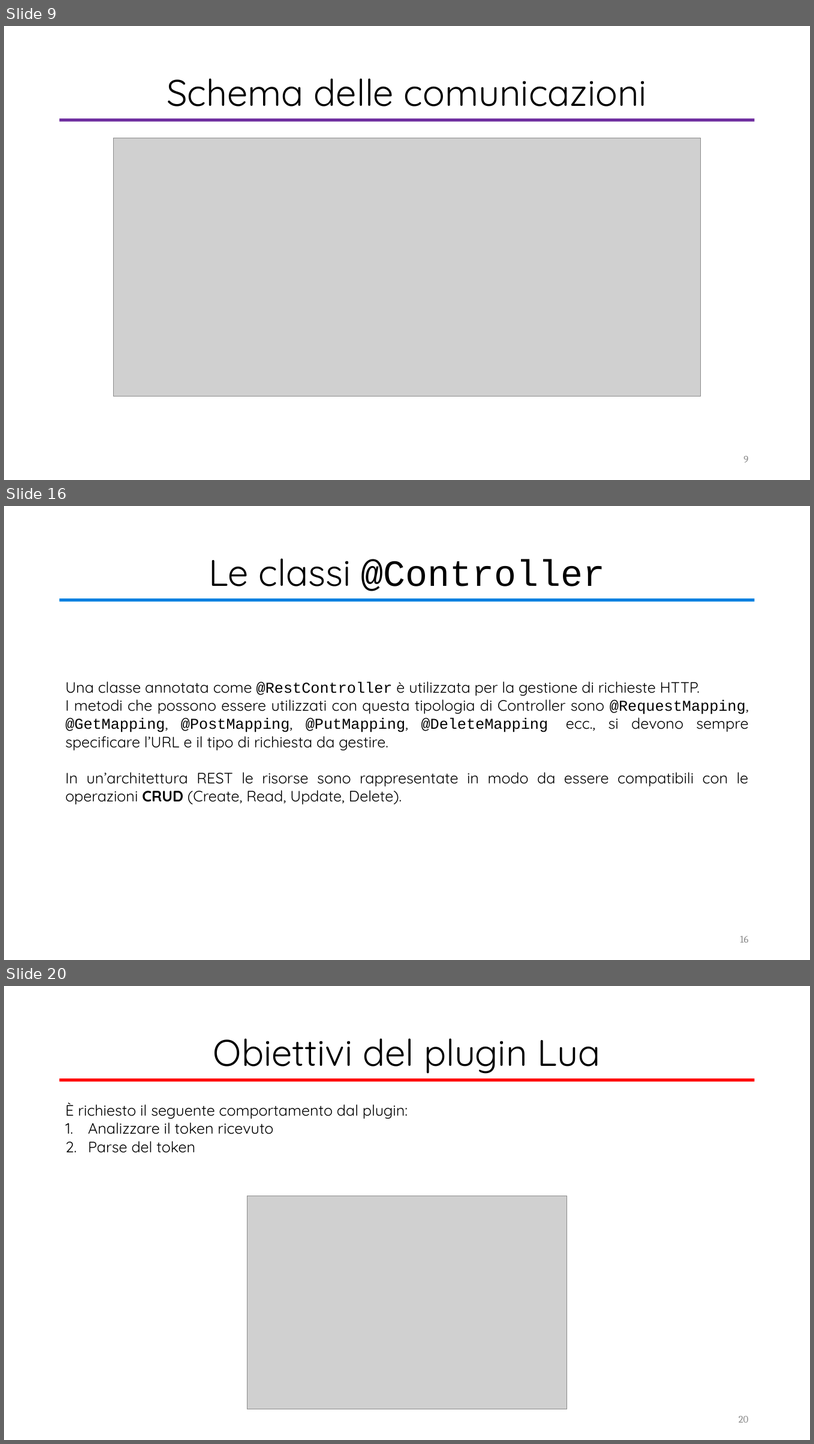
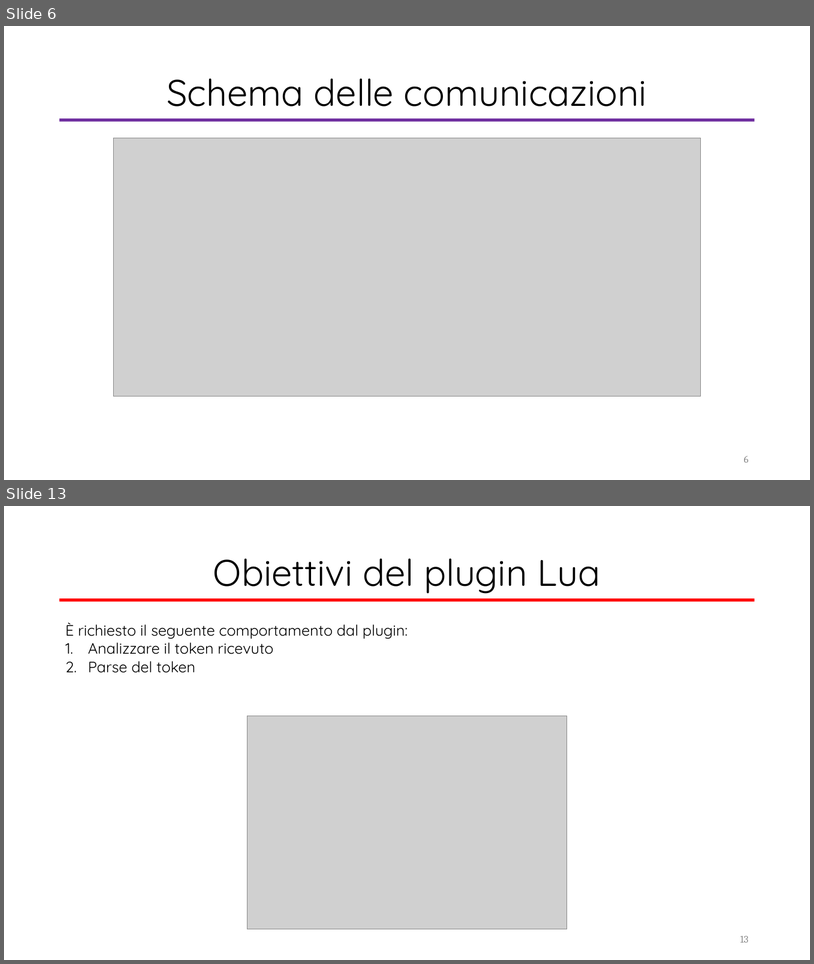
Before and after one commit to valeriodesiati/tesi, a slide deck: Presentazione/Valerio Desiati - Presentazione Discussione.pptx. Shown one above the other, each under a label of ours: slides 9, 16 and 20 before the commit, slides 6 and 13 after it; the slides between them are not shown. The pictures are 814x1444 and 814x964 pixels, drawn with LibreOffice and Linux fonts; fonts in the diff are those of the drawing; grey boxes stand for pictures. Boxes give left, top, right and bottom in pixels: in the first picture for what was removed or moved away, otherwise in the second. Text is boxed around its words. In the diff, an @@ line names an element or a change of style, - is before the commit and + after.

```diff
--- a/Presentazione/Valerio Desiati - Presentazione Discussione.pptx
+++ b/Presentazione/Valerio Desiati - Presentazione Discussione.pptx
@@ slide 16 removed at bbox=[4, 506, 810, 960], background #FFFFFF @@
@@ title removed at bbox=[209, 558, 606, 591] @@
-Le classi @Controller
@@ rectangle removed at bbox=[59, 598, 755, 601] @@
@@ text removed at bbox=[65, 681, 749, 804] @@
-Una classe annotata come @RestController è utilizzata per la gestione di richieste HTTP.
-I metodi che possono essere utilizzati con questa tipologia di Controller sono @RequestMapping, @GetMapping, @PostMapping, @PutMapping, @DeleteMapping ecc., si devono sempre specificare l’URL e il tipo di richiesta da gestire.
-In un’architettura REST le risorse sono rappresentate in modo da essere compatibili con le operazioni CRUD (Create, Read, Update, Delete).
@@ page number removed at bbox=[740, 936, 749, 942] @@
-16
@@ what was slide 9 is now slide 6 @@
@@ page number at bbox=[744, 456, 749, 462]: text changed @@
-9
+6
@@ what was slide 20 is now slide 13 @@
@@ page number at bbox=[741, 936, 749, 942]: text changed @@
-20
+13
```
Also in this commit, not shown: 11 slides changed, 9 other slides removed, 7 other files.
